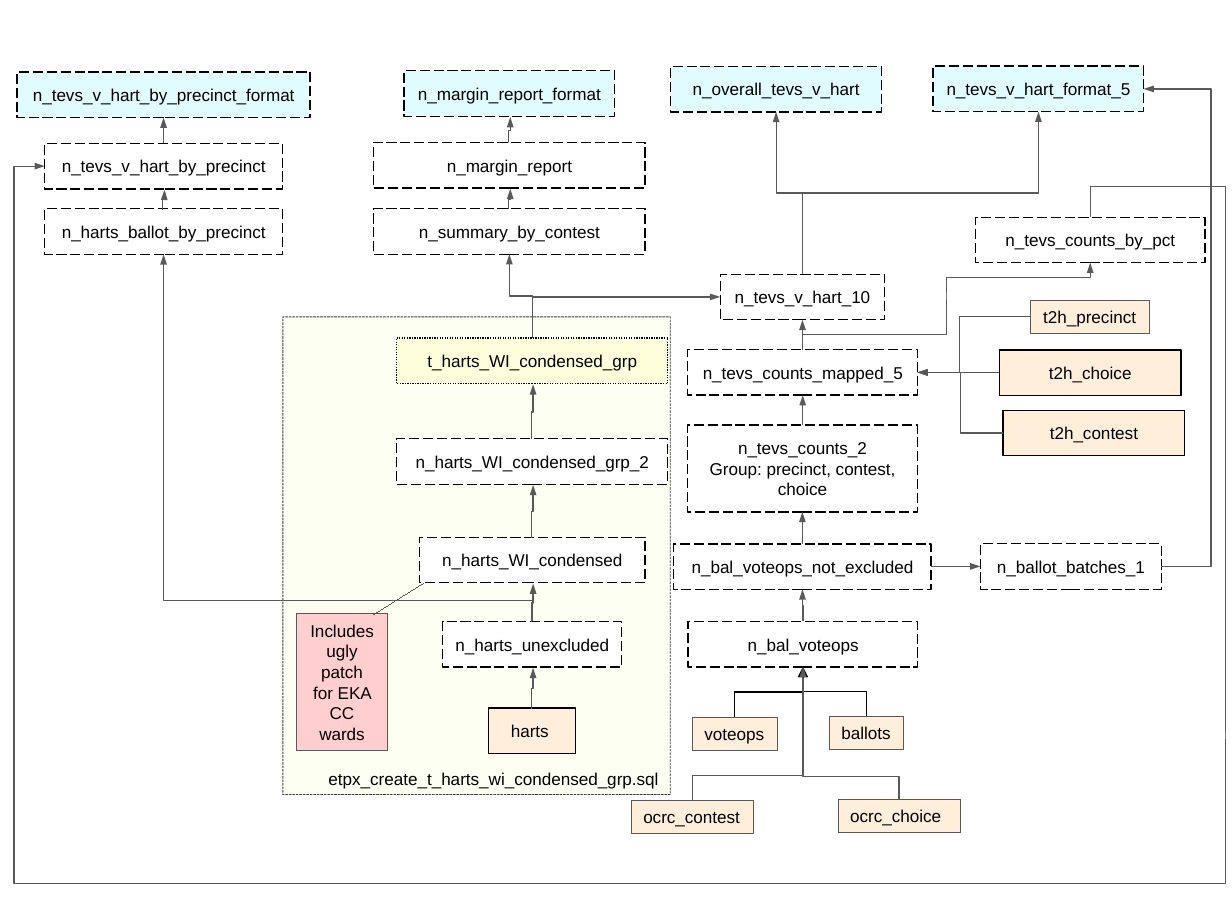
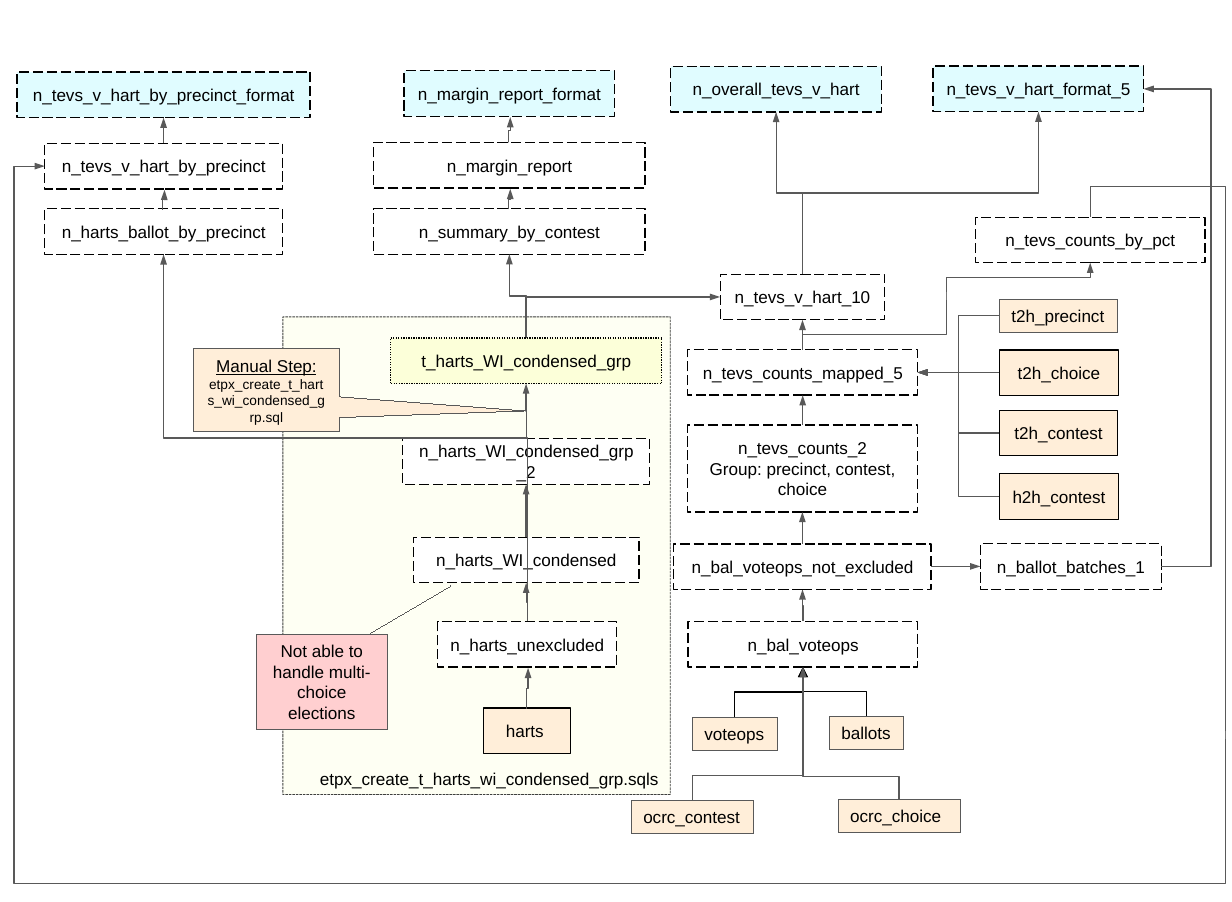
Before and after one commit to wrishel/tevs_ancillary, a slide deck: slide 1 of b/flow1.pptx. Drawn at 1232x902 pixels with LibreOffice and Linux fonts; fonts in the diff are those of the drawing. Boxes give left, top, right and bottom in pixels: in the first picture for what was removed or moved away, otherwise in the second. Text is boxed around its words. In the diff, an @@ line names an element or a change of style, - is before the commit and + after.

```diff
--- a/b/flow1.pptx
+++ b/b/flow1.pptx
@@ elbow arrow moved from (532, 622) - (164, 255) to (527, 622) - (164, 255) @@
@@ elbow arrow moved from (532, 339) - (509, 254) to (526, 339) - (509, 254) @@
@@ elbow arrow moved from (532, 339) - (721, 297) to (526, 339) - (721, 297) @@
@@ rectangle "t2h_precinct": place and size @@
-rectangle "t2h_precinct" at [1031, 301, 1149, 334]
+rectangle "t2h_precinct" at [999, 299, 1117, 333]
@@ elbow arrow moved from (918, 372) - (1031, 317) to (918, 372) - (999, 317) @@
@@ speech box added at [193, 349, 339, 431], fill #FFEED9, outline #595959 0.75 pt, 8 pt, text #000000 @@
+Manual Step:
+etpx_create_t_harts_wi_condensed_grp.sql
@@ rectangle "t2h_choice": place and size @@
-rectangle "t2h_choice" at [999, 350, 1181, 395]
+rectangle "t2h_choice" at [999, 350, 1119, 395]
@@ 4 rectangles, 4 elbow arrows: place and size @@
-4 rectangles, 4 elbow arrows at [397, 339, 668, 754]
+4 rectangles, 4 elbow arrows at [391, 339, 662, 754]
@@ elbow arrow moved from (918, 372) - (1003, 434) to (918, 372) - (999, 434) @@
@@ elbow arrow added from (999, 496) to (918, 372), #595959 0.75 pt @@
@@ rectangle "t2h_contest": place and size @@
-rectangle "t2h_contest" at [1003, 410, 1185, 456]
+rectangle "t2h_contest" at [999, 410, 1117, 456]
@@ rectangle "n_harts_WI_condensed_grp_2": place and size @@
-rectangle "n_harts_WI_condensed_grp_2" at [397, 439, 668, 484]
+rectangle "n_harts_WI_condensed_grp_2" at [403, 439, 649, 484]
@@ rectangle added at [999, 474, 1119, 520], fill #FFEED9, outline #000000 0.75 pt, 10 pt, text #000000 @@
+h2h_contest
@@ border callout "Not able to handle multi-choice ...": place and size @@
-border callout "Not able to handle multi-choice ..." at [297, 614, 387, 750]
+border callout "Not able to handle multi-choice ..." at [256, 634, 387, 729]
@@ border callout "Not able to handle multi-choice ..." at [256, 634, 387, 729]: proportions changed @@
@@ text in border callout at [273, 644, 371, 719]: text changed @@
-Includes ugly patch for EKA CC wards
+Not able to handle multi-choice elections
@@ text in rectangle at [320, 772, 659, 789]: text changed @@
-etpx_create_t_harts_wi_condensed_grp.sql
+etpx_create_t_harts_wi_condensed_grp.sqls
```
Also in this commit, not shown: 1 slide removed, 22 other files.
